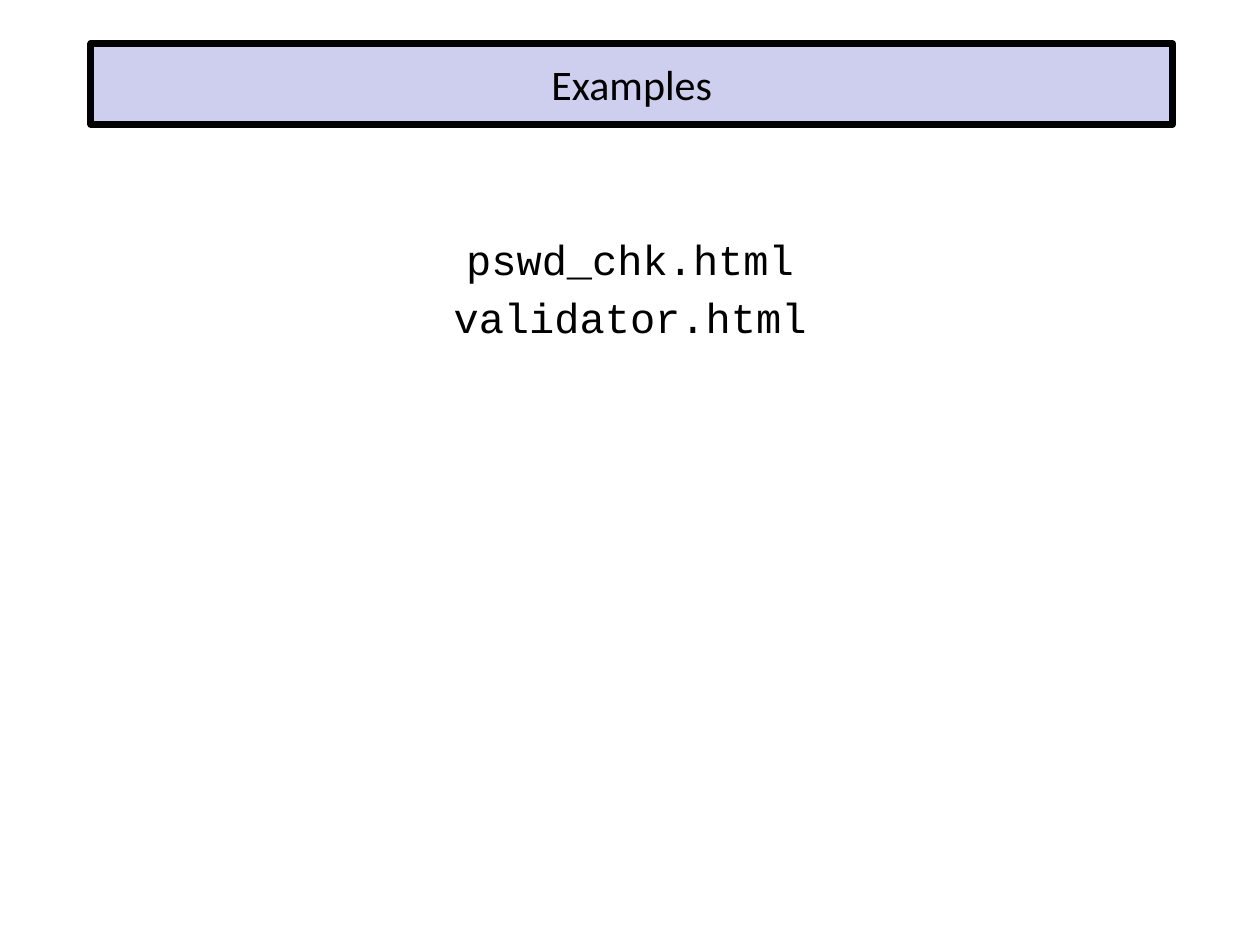
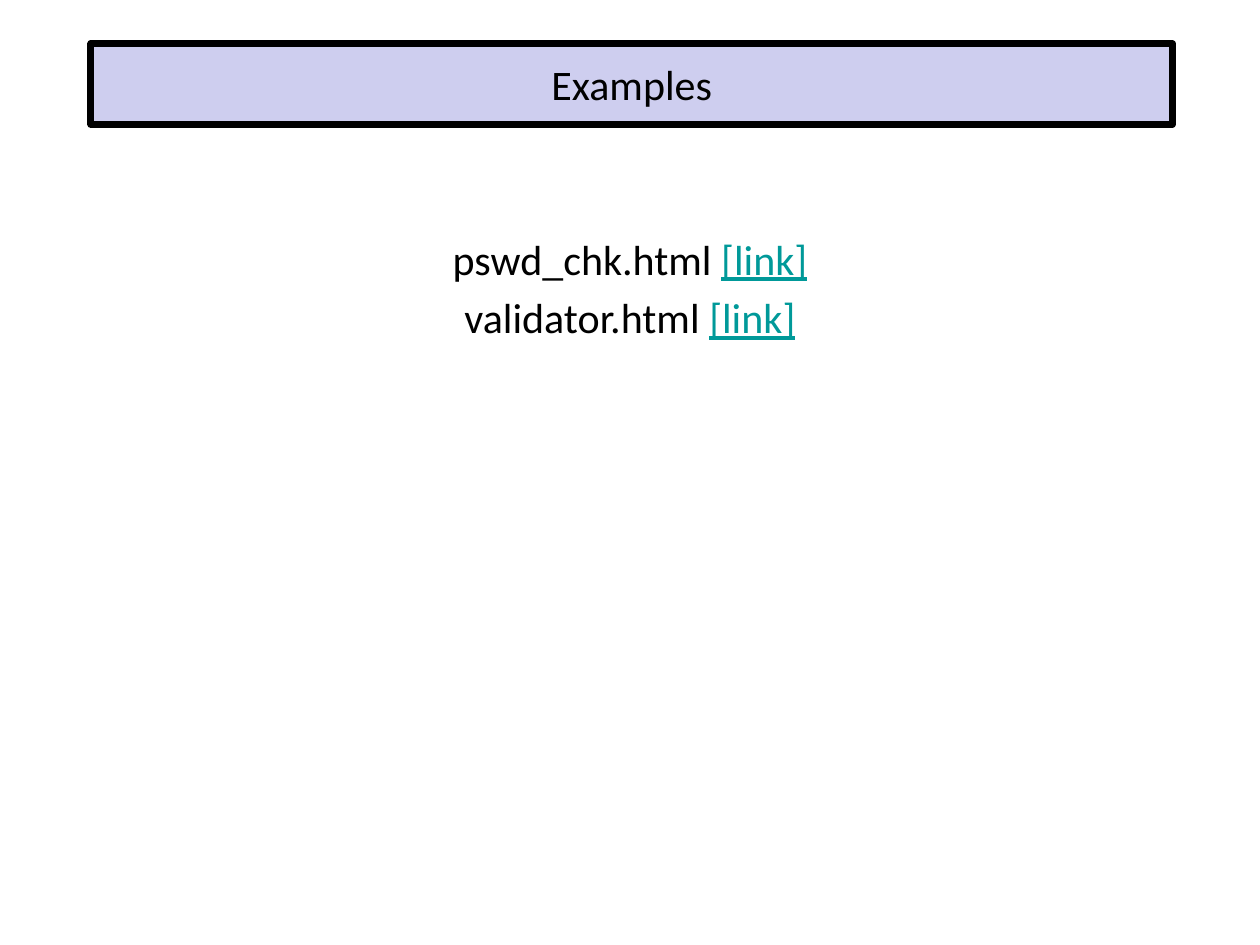
Before and after one commit to EricJPogue/www-epogue-info, a slide deck: slide 29 of CPSC-24700/Presentations/javascript-and-html.pptx. Drawn at 1260x945 pixels with LibreOffice and Linux fonts; fonts in the diff are those of the drawing. Boxes give left, top, right and bottom in pixels: in the first picture for what was removed or moved away, otherwise in the second. Text is boxed around its words. In the diff, an @@ line names an element or a change of style, - is before the commit and + after.

```diff
--- a/CPSC-24700/Presentations/javascript-and-html.pptx
+++ b/CPSC-24700/Presentations/javascript-and-html.pptx
@@ text at box(453, 244, 807, 340): text changed; font Courier New to Calibri @@
-pswd_chk.html
-validator.html
+pswd_chk.html [link]
+validator.html [link]
```
Also in this commit, not shown: 2 other slides changed, 1 slide added, 6 other files.
